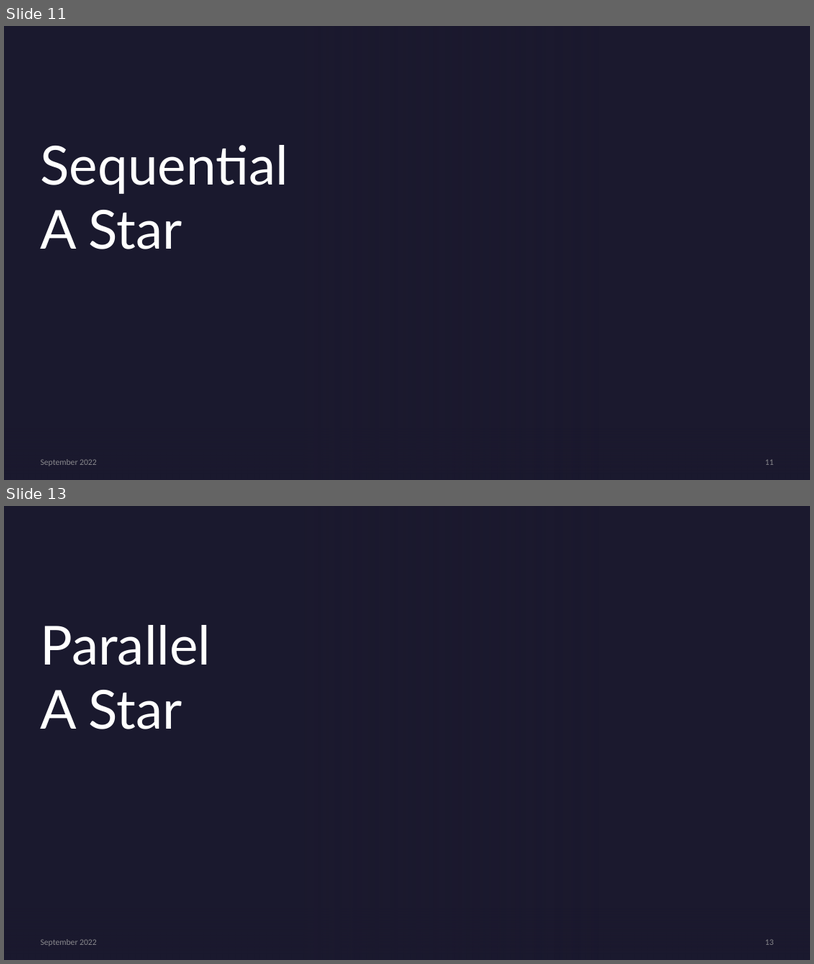
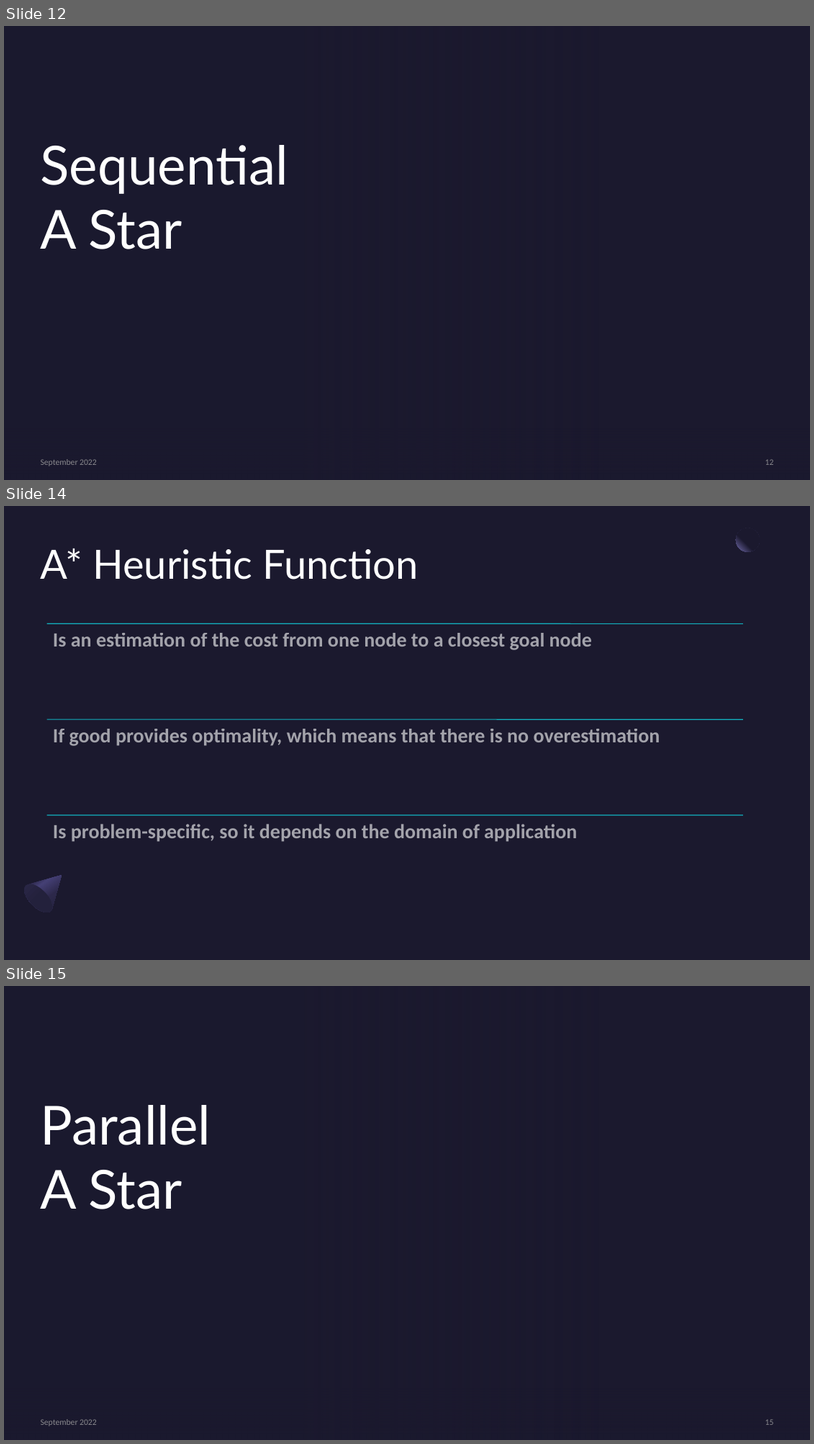
Before and after one commit to Salvo-kun/a-star, a slide deck: presentation/astar_slides.pptx. Shown one above the other, each under a label of ours: slides 11 and 13 before the commit, slides 12, 14 and 15 after it; the slides between them are not shown. The pictures are 814x964 and 814x1444 pixels, drawn with LibreOffice and Linux fonts; fonts in the diff are those of the drawing; background and template pictures are left out. Boxes give left, top, right and bottom in pixels: in the first picture for what was removed or moved away, otherwise in the second. Text is boxed around its words. In the diff, an @@ line names an element or a change of style, - is before the commit and + after.

```diff
--- a/presentation/astar_slides.pptx
+++ b/presentation/astar_slides.pptx
@@ slide 14 added at (4,506,810,960), background #1B192E @@
@@ title added at (41,548,419,579), 48 pt, text #FFFFFF @@
+A* Heuristic Function
@@ ellipse added at (736,528,760,551), fill gradient #1B192E to #7771B2 @@
@@ group added at (47,623,744,842): 3 lines, 3 texts @@
+Is an estimation of the cost from one node to a closest goal node
+If good provides optimality, which means that there is no overestimation
+Is problem-specific, so it depends on the domain of application
@@ freeform shape added at (19,862,74,917), fill gradient #2C284A to #454075 to #1B192E @@
@@ ellipse added at (19,879,57,917), fill gradient #23213C to #2C284A @@
@@ what was slide 11 is now slide 12 @@
@@ page number at (766,459,774,464): text changed @@
-11
+12
@@ what was slide 13 is now slide 15 @@
@@ page number at (766,1419,774,1424): text changed @@
-13
+15
```
Also in this commit, not shown: 4 slides changed, 8 other slides added, 2 slides removed, 2 other files.
